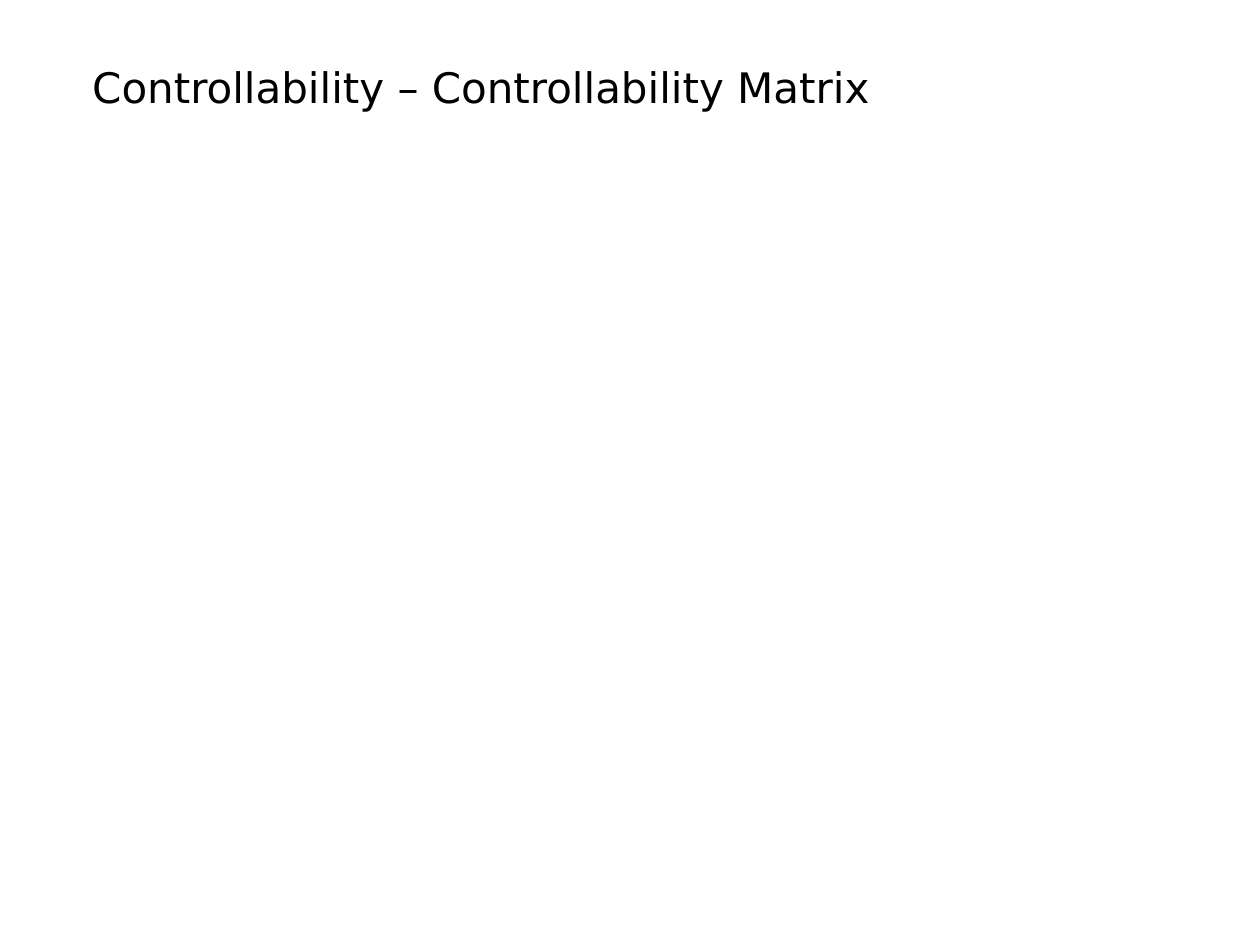
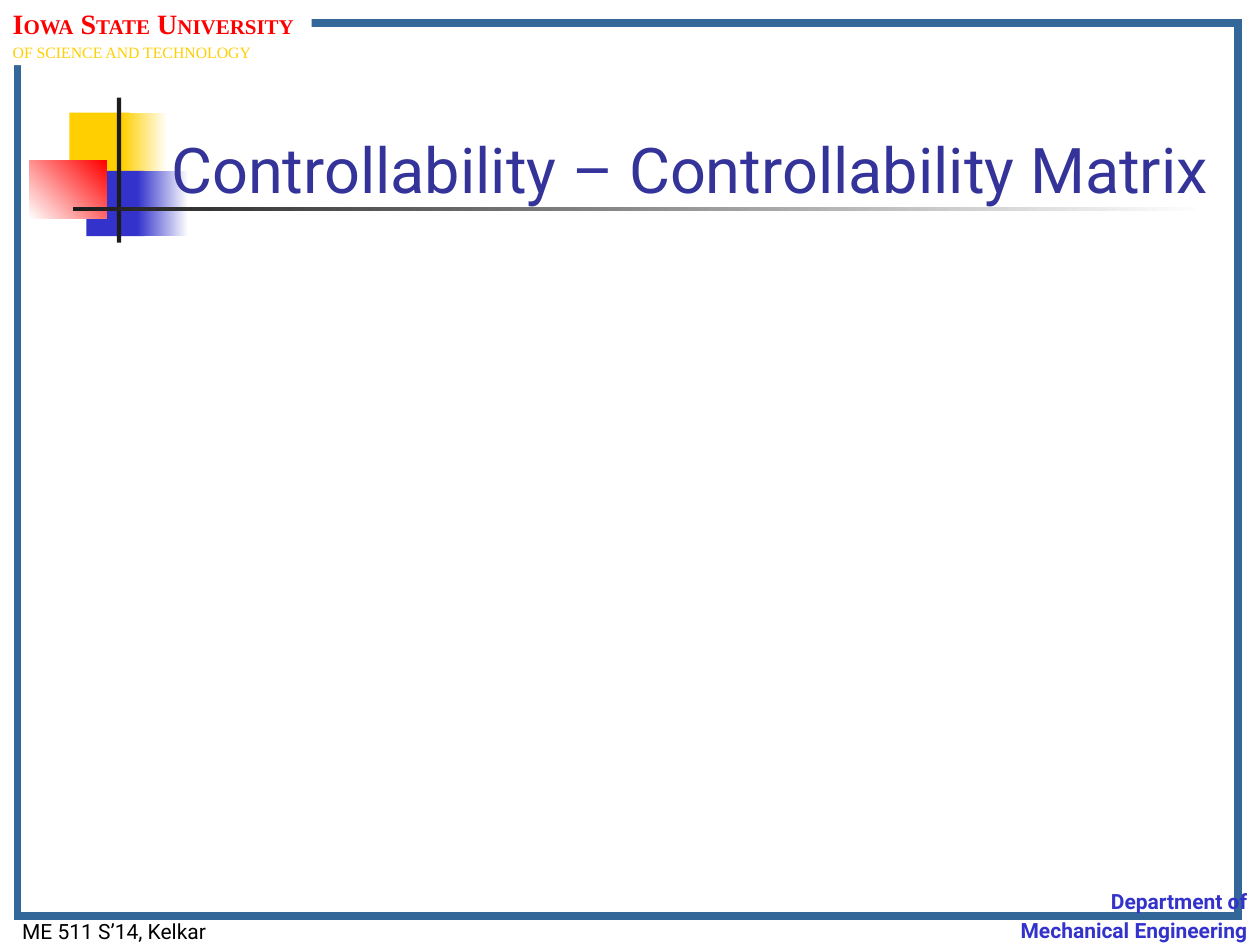
Before and after one commit to jasonnicholson/ME_511_Spring_2014_Lectures, a slide deck: slide 10 of me511_S14__Lect.Notes_Set09.pptm. Drawn at 1260x945 pixels with LibreOffice and Linux fonts; fonts in the diff are those of the drawing; grey boxes stand for pictures; background and template pictures are left out. Boxes give left, top, right and bottom in pixels: in the first picture for what was removed or moved away, otherwise in the second. Text is boxed around its words. In the diff, an @@ line names an element or a change of style, - is before the commit and + after.

```diff
--- a/me511_S14__Lect.Notes_Set09.pptm
+++ b/me511_S14__Lect.Notes_Set09.pptm
@@ rectangle added at (x1=18, y1=23, x2=1239, y2=915), outline #336699 4.5 pt @@
@@ text added at (x1=13, y1=47, x2=251, y2=58), 9 pt, text #FFCF01 @@
+IOWA STATE UNIVERSITY
+OF SCIENCE AND TECHNOLOGY
@@ title "Controllability – Controllability Matrix" moved from (x1=92, y1=71, x2=869, y2=112) to (x1=171, y1=145, x2=1208, y2=208) @@
@@ title "Controllability – Controllability Matrix" at (x1=171, y1=145, x2=1208, y2=208): size 24 to 36 pt, font DejaVu Sans to Roboto, text colour #000000 to #333399; line spacing 0.95 to 1; vertical alignment top to bottom @@
@@ rectangle added at (x1=69, y1=112, x2=130, y2=178), fill #FFCF01 @@
@@ rectangle added at (x1=117, y1=98, x2=121, y2=243), fill #1C1C1C @@
@@ rectangle added at (x1=122, y1=112, x2=168, y2=178), fill gradient #FFCF01 to #FFFFFF @@
@@ rectangle added at (x1=29, y1=161, x2=106, y2=219), fill gradient #FFFFFF to #FF0000 @@
@@ rectangle added at (x1=87, y1=171, x2=145, y2=237), fill #3333CC @@
@@ rectangle added at (x1=137, y1=171, x2=188, y2=237), fill gradient #3333CC to #FFFFFF @@
@@ rectangle added at (x1=73, y1=207, x2=1207, y2=210), fill gradient #1C1C1C to #FFFFFF @@
@@ text added at (x1=1021, y1=889, x2=1247, y2=943), 12 pt, text #3333CC, bold @@
+Department of
+Mechanical Engineering
@@ text added at (x1=22, y1=923, x2=206, y2=942), 12 pt, text #000000 @@
+ME 511 S’14, Kelkar
```
Also in this commit, not shown: 20 other slides changed, 3 slides added, 4 slides removed, 1 other file.
